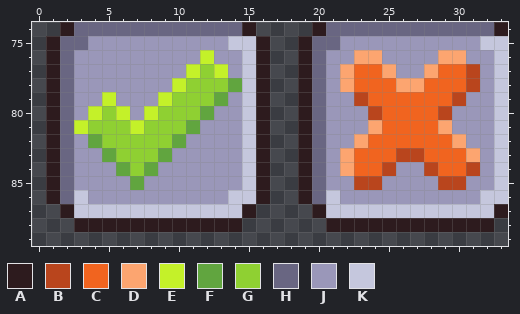
Pixel-art file: Assets/ms49/textures/ui/uiElements.aseprite. This is how it looked before the edit.
256x256 pixels, 1 frame. Colours within 5 levels of each other are drawn and written as one. Shown: x 0..33, y 74..89. The commit also changed other parts of the picture, which this record leaves out.
Visible layers, top first: "Overlay", "Layer(Disabled)" opacity 50%, "Layer".
Palette (. is transparent): A #2d1b1e  B #b9451d  C #f1641f  D #fca570  E #c4f129  F #61a53f  G #8fd032  H #696682  J #9a97b9  K #c5c7dd
Pixels before, first column x 1:
74 .AHHHHHHHHHHHHA....AHHHHHHHHHHHHA
75 AHHJJJJJJJJJJKKA..AHHJJJJJJJJJJKK
76 AHJJJJJJJJJEJJKA..AHJJDDJJJJDDJJK
77 AHJJJJJJJJEGEJKA..AHJDCCDJJDCCBJK
78 AHJJJJJJJEGGGFKA..AHJDCCCDDCCCBJK
79 AHJJEJJJEGGGFJKA..AHJJBCCCCCCBJJK
80 AHJEGEJEGGGFJJKA..AHJJJBCCCCBJJJK
81 AHEGGGEGGGFJJJKA..AHJJJDCCCCDJJJK
82 AHJFGGGGGFJJJJKA..AHJJDCCCCCCDJJK
83 AHJJFGGGFJJJJJKA..AHJDCCCBBCCCDJK
84 AHJJJFGFJJJJJJKA..AHJDCCBJJBCCBJK
85 AHJJJJFJJJJJJJKA..AHJJBBJJJJBBJJK
86 AHKJJJJJJJJJJKKA..AHKJJJJJJJJJJKK
87 .AKKKKKKKKKKKKA....AKKKKKKKKKKKKA
88 ..AAAAAAAAAAAA......AAAAAAAAAAAA.
Once edited:
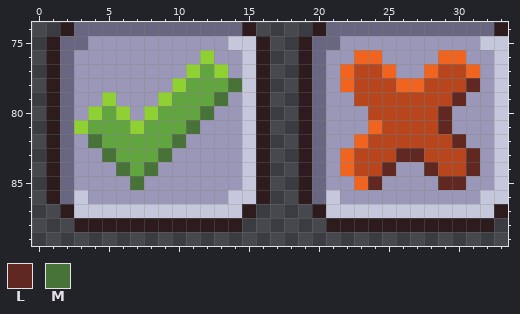
Colours new in this view: L #612721  M #477238
The exact change:
Layer "Layer":
y 76: x 12 E -> G; x 23..24 DD -> CC; x 29..30 DD -> CC
y 77: x 11..13 EGE -> GFG; x 22..25 DCCD -> CBBC; x 28..31 DCCB -> CBBC
y 78: x 10..14 EGGGF -> GFFFM; x 22..31 DCCCDDCCCB -> CBBBCCBBBL
y 79: x 5 E -> G; x 9..13 EGGGF -> GFFFM; x 24..30 CCCCCCB -> BBBBBBL
y 80: x 4..6 EGE -> GFG; x 8..12 EGGGF -> GFFFM; x 25..29 CCCCB -> BBBBL
y 81: x 3..11 EGGGEGGGF -> GFFFGFFFM; x 24..29 DCCCCD -> CBBBBL
y 82: x 4..10 FGGGGGF -> MFFFFFM; x 23..30 DCCCCCCD -> CBBBBBBL
y 83: x 5..9 FGGGF -> MFFFM; x 22..31 DCCCBBCCCD -> CBBBLLBBBL
y 84: x 6..8 FGF -> MFM; x 22..25 DCCB -> CBBL; x 28..31 BCCB -> LBBL
y 85: x 7 F -> M; x 23..24 BB -> CL; x 29..30 BB -> LL
